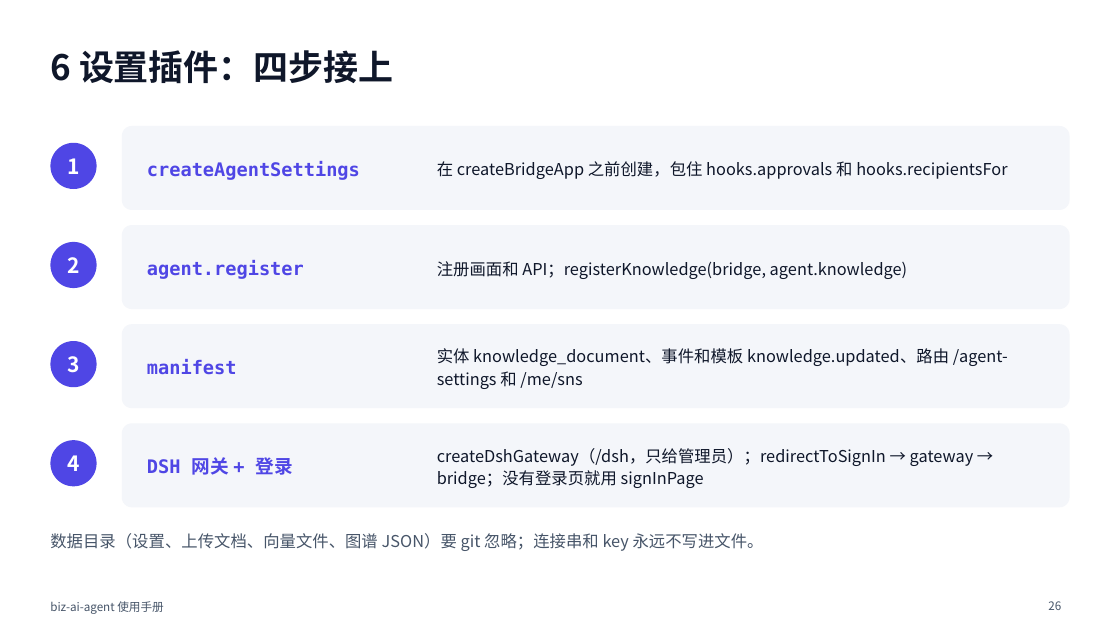
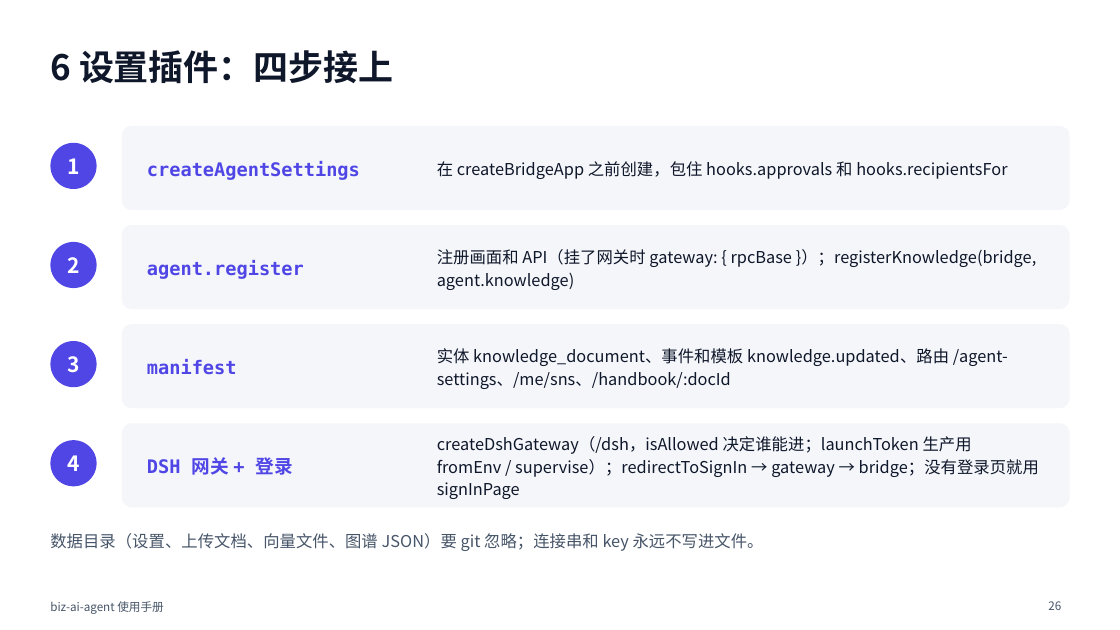
Before and after one commit to ITC-cloud-soft/biz-ai-agent, a slide deck: slide 26 of docs/MANUAL.pptx. Drawn at 1120x630 pixels with LibreOffice and Linux fonts; fonts in the diff are those of the drawing. Boxes give left, top, right and bottom in pixels: in the first picture for what was removed or moved away, otherwise in the second. Text is boxed around its words. In the diff, an @@ line names an element or a change of style, - is before the commit and + after.

```diff
--- a/docs/MANUAL.pptx
+++ b/docs/MANUAL.pptx
@@ text at <box>437,249,1037,290</box>: text changed @@
-注册画面和 API；registerKnowledge(bridge, agent.knowledge)
+注册画面和 API（挂了网关时 gateway: { rpcBase }）；registerKnowledge(bridge, agent.knowledge)
@@ text at <box>437,348,1008,389</box>: text changed @@
-实体 knowledge_document、事件和模板 knowledge.updated、路由 /agent-settings 和 /me/sns
+实体 knowledge_document、事件和模板 knowledge.updated、路由 /agent-settings、/me/sns、/handbook/:docId
@@ text at <box>437,436,1039,499</box>: text changed @@
-createDshGateway（/dsh，只给管理员）；redirectToSignIn → gateway → bridge；没有登录页就用 signInPage
+createDshGateway（/dsh，isAllowed 决定谁能进；launchToken 生产用 fromEnv / supervise）；redirectToSignIn → gateway → bridge；没有登录页就用 signInPage
```
Also in this commit, not shown: 26 other slides changed.
